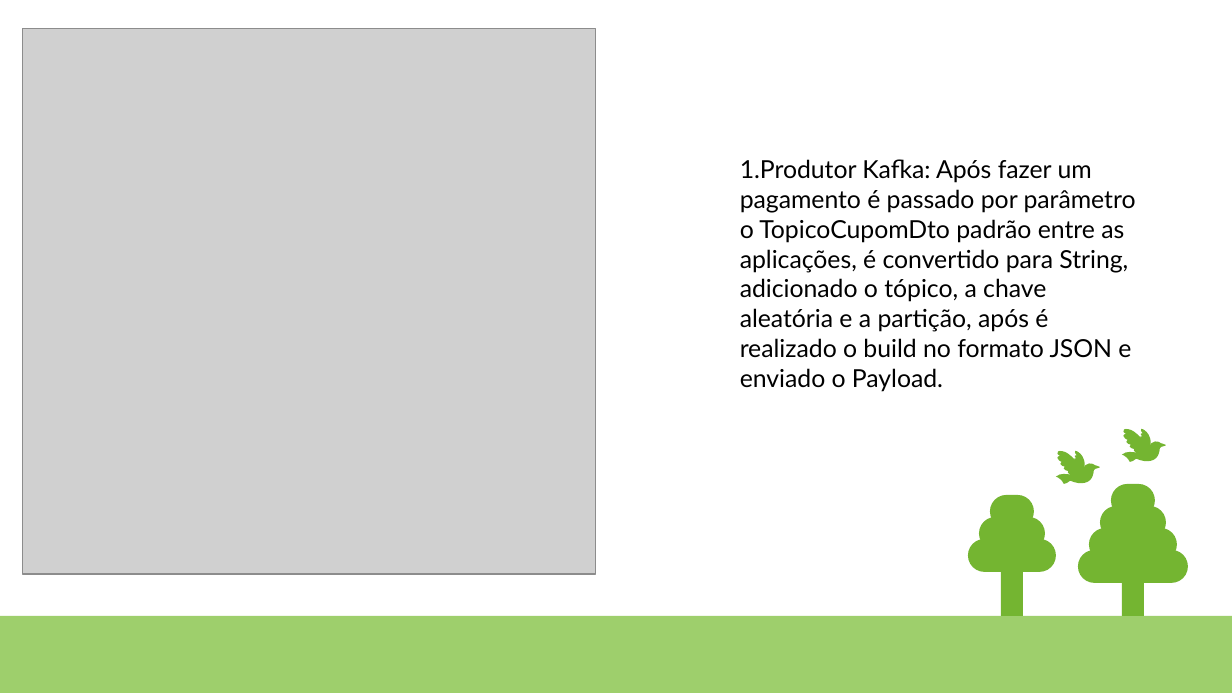
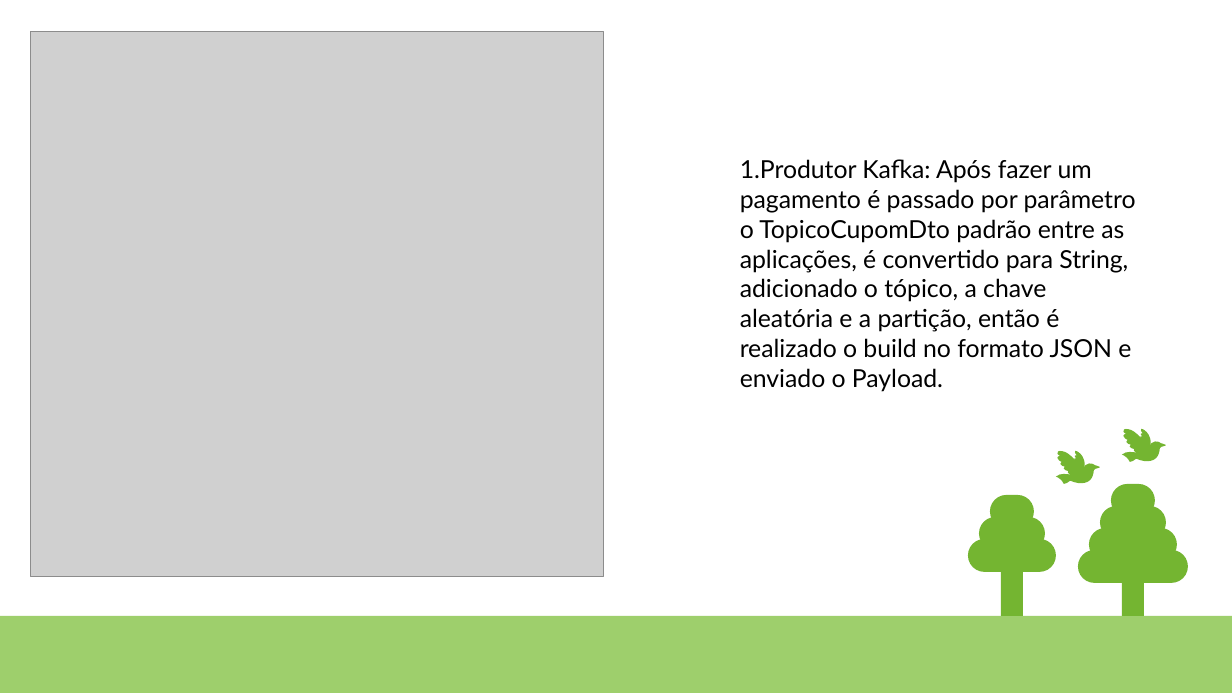
Before and after one commit to Felipe-Noguez/trabalho-final-spring, a slide deck: slide 7 of Apresentacao Pokestore - Kafka.pptx. Drawn at 1232x693 pixels with LibreOffice and Linux fonts; fonts in the diff are those of the drawing; grey boxes stand for pictures. Boxes give left, top, right and bottom in pixels: in the first picture for what was removed or moved away, otherwise in the second. Text is boxed around its words. In the diff, an @@ line names an element or a change of style, - is before the commit and + after.

```diff
--- a/Apresentacao Pokestore - Kafka.pptx
+++ b/Apresentacao Pokestore - Kafka.pptx
@@ picture: place and size @@
-picture at <box>22,29,596,575</box>
+picture at <box>30,31,604,577</box>
@@ text at <box>740,159,1136,392</box>: text changed @@
-1. Produtor Kafka: Após fazer um pagamento é passado por parâmetro o TopicoCupomDto padrão entre as aplicações, é convertido para String, adicionado o tópico, a chave aleatória e a partição, após é realizado o build no formato JSON e enviado o Payload.
+1. Produtor Kafka: Após fazer um pagamento é passado por parâmetro o TopicoCupomDto padrão entre as aplicações, é convertido para String, adicionado o tópico, a chave aleatória e a partição, então é realizado o build no formato JSON e enviado o Payload.
```
Also in this commit, not shown: 5 other slides changed.
